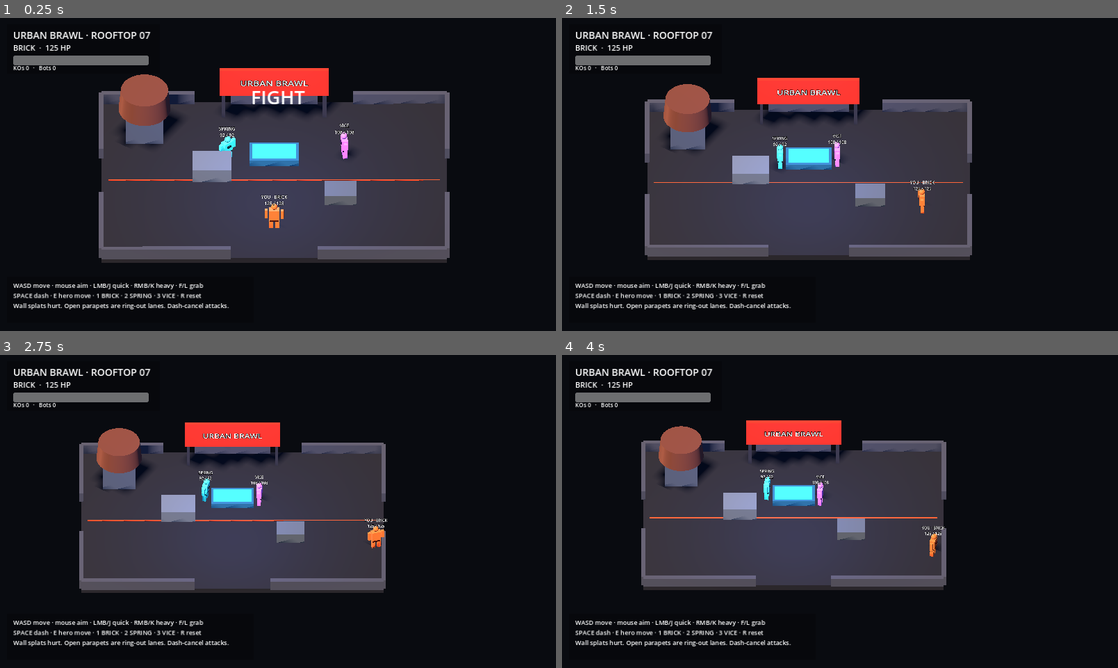
Above: before the commit, frames 1-4 (two rows, left to right).
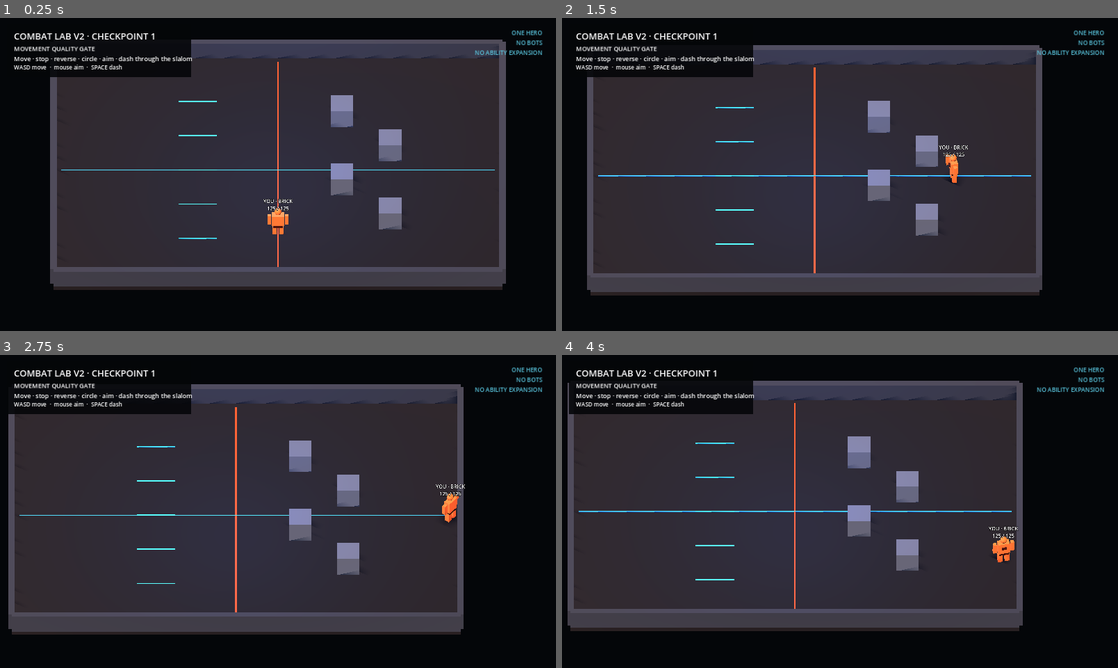
Above: after the commit, the same moments.

Repository: drok123/UrbanBrawl
Game: Godot game, scene res://scenes/brawler/combat_lab_v2.tscn
Two runs of this game, one before a commit and one after it. Both use one fixed random seed, a clock stepped at 60 frames per second and the inputs below. Before the commit the project starts from res://scenes/brawler/rooftop_brawl.tscn.
Inputs (mouse positions are in pixels of both pictures, inside the frame that each line leads up to):
- Up to frame 1 (0.25 s): no input
- Up to frame 2 (1.5 s): tap Enter at 0.5 s; move the mouse to (962, 158) at 0.52 s; hold D 0.53-1.25 s; tap J at 0.6 s; click (962, 158) at 0.67 s; tap Space at 0.77 s; drag from (728, 190) to (812, 237) at 1.27 s
- Up to frame 3 (2.75 s): move the mouse to (333, 442) at 2.02 s; hold D from 2.03 s (still down); tap F at 2.1 s; click (333, 442) at 2.17 s
- Up to frame 4 (4 s): release D at 2.75 s; drag from (812, 574) to (673, 464) at 2.77 s; move the mouse to (1006, 558) at 3.52 s; hold A from 3.53 s (still down); tap E at 3.6 s; click (1006, 558) at 3.67 s; tap Space at 3.77 s

The runs differ from the first frame. In frame 1, 41% of the frame differs, in the area x 2-98%, y 4-94%; in frame 2, 44%; in frame 3, 46%; in frame 4, 47%, in the area x 1-98%, y 4-94%.

Commit message:
Create Combat Lab V2 movement checkpoint

Diff:
--- a/project.godot
+++ b/project.godot
@@ -7,7 +7,7 @@
 [application]
 
 config/name="Urban Brawl"
-run/main_scene="res://scenes/brawler/rooftop_brawl.tscn"
+run/main_scene="res://scenes/brawler/combat_lab_v2.tscn"
 
 [display]
 
--- /dev/null
+++ b/scenes/brawler/combat_lab_v2.tscn
@@ -0,0 +1,6 @@
+[gd_scene load_steps=2 format=3]
+
+[ext_resource type="Script" path="res://scripts/brawler/combat_lab_v2.gd" id="1_lab"]
+
+[node name="CombatLabV2" type="Node3D"]
+script = ExtResource("1_lab")
--- /dev/null
+++ b/scripts/brawler/combat_lab_v2.gd
@@ -0,0 +1,190 @@
+extends Node3D
+
+const Fighter = preload("res://scripts/brawler/brawler_fighter.gd")
+
+const SPAWN_POINT := Vector3(0.0, 1.05, 5.5)
+
+var player
+var camera: Camera3D
+var camera_center := Vector3.ZERO
+
+
+func _ready() -> void:
+	_build_environment()
+	_build_movement_course()
+	_build_camera()
+	_build_hud()
+	_spawn_brick()
+
+
+func _process(delta: float) -> void:
+	_update_camera(delta)
+
+
+func _spawn_brick() -> void:
+	player = Fighter.new()
+	player.name = "BrickMovementTest"
+	player.configure(Fighter.HERO_BRICK, true, self, SPAWN_POINT)
+	add_child(player)
+
+
+func get_opponents(_source) -> Array:
+	return []
+
+
+func get_nearest_enemy(_source):
+	return null
+
+
+func respawn_fighter(fighter) -> void:
+	if fighter == player:
+		fighter.reset_fighter(SPAWN_POINT)
+
+
+func _build_environment() -> void:
+	var world_environment := WorldEnvironment.new()
+	var environment := Environment.new()
+	environment.background_mode = Environment.BG_COLOR
+	environment.background_color = Color(0.018, 0.024, 0.035)
+	environment.ambient_light_source = Environment.AMBIENT_SOURCE_COLOR
+	environment.ambient_light_color = Color(0.34, 0.41, 0.54)
+	environment.ambient_light_energy = 0.9
+	environment.tonemap_mode = Environment.TONE_MAPPER_FILMIC
+	world_environment.environment = environment
+	add_child(world_environment)
+
+	var key_light := DirectionalLight3D.new()
+	key_light.rotation_degrees = Vector3(-58.0, -32.0, 0.0)
+	key_light.light_color = Color(1.0, 0.82, 0.68)
+	key_light.light_energy = 1.25
+	key_light.shadow_enabled = true
+	add_child(key_light)
+
+	var fill_light := OmniLight3D.new()
+	fill_light.position = Vector3(0.0, 8.0, 1.0)
+	fill_light.light_color = Color(0.28, 0.48, 1.0)
+	fill_light.light_energy = 3.2
+	fill_light.omni_range = 28.0
+	add_child(fill_light)
+
+
+func _build_movement_course() -> void:
+	_add_static_box("LabFloor", Vector3(0.0, -0.25, 0.0), Vector3(28.0, 0.5, 20.0), Color(0.075, 0.085, 0.105))
+
+	var wall_color := Color(0.17, 0.19, 0.23)
+	_add_static_box("NorthWall", Vector3(0.0, 0.65, -10.0), Vector3(28.0, 1.3, 0.4), wall_color)
+	_add_static_box("SouthWall", Vector3(0.0, 0.65, 10.0), Vector3(28.0, 1.3, 0.4), wall_color)
+	_add_static_box("WestWall", Vector3(-14.0, 0.65, 0.0), Vector3(0.4, 1.3, 20.0), wall_color)
+	_add_static_box("EastWall", Vector3(14.0, 0.65, 0.0), Vector3(0.4, 1.3, 20.0), wall_color)
+
+	_add_visual_box(Vector3(0.0, 0.015, 0.0), Vector3(0.10, 0.03, 19.0), Color(0.88, 0.25, 0.12))
+	_add_visual_box(Vector3(0.0, 0.016, 0.0), Vector3(27.0, 0.03, 0.055), Color(0.18, 0.55, 0.92))
+
+	var marker_color := Color(0.19, 0.62, 0.72)
+	_add_visual_box(Vector3(-5.0, 0.018, -6.0), Vector3(2.4, 0.035, 0.08), marker_color)
+	_add_visual_box(Vector3(-5.0, 0.018, -3.0), Vector3(2.4, 0.035, 0.08), marker_color)
+	_add_visual_box(Vector3(-5.0, 0.018, 0.0), Vector3(2.4, 0.035, 0.08), marker_color)
+	_add_visual_box(Vector3(-5.0, 0.018, 3.0), Vector3(2.4, 0.035, 0.08), marker_color)
+	_add_visual_box(Vector3(-5.0, 0.018, 6.0), Vector3(2.4, 0.035, 0.08), marker_color)
+
+	var obstacle_color := Color(0.30, 0.33, 0.38)
+	_add_static_box("SlalomA", Vector3(4.0, 0.7, -4.5), Vector3(1.4, 1.4, 1.4), obstacle_color)
+	_add_static_box("SlalomB", Vector3(7.0, 0.7, -1.5), Vector3(1.4, 1.4, 1.4), obstacle_color)
+	_add_static_box("SlalomC", Vector3(4.0, 0.7, 1.5), Vector3(1.4, 1.4, 1.4), obstacle_color)
+	_add_static_box("SlalomD", Vector3(7.0, 0.7, 4.5), Vector3(1.4, 1.4, 1.4), obstacle_color)
+
+
+func _build_camera() -> void:
+	camera = Camera3D.new()
+	camera.projection = Camera3D.PROJECTION_ORTHOGONAL
+	camera.size = 19.5
+	camera.position = Vector3(0.0, 16.0, 15.5)
+	add_child(camera)
+	camera.current = true
+	camera.look_at(Vector3.ZERO, Vector3.UP)
+
+
+func _update_camera(delta: float) -> void:
+	if player == null or camera == null:
+		return
+	var target_center: Vector3 = player.global_position
+	target_center.y = 0.0
+	camera_center = camera_center.lerp(target_center * 0.22, minf(1.0, delta * 4.0))
+	camera.position = camera_center + Vector3(0.0, 16.0, 15.5)
+	camera.look_at(camera_center + Vector3(0.0, 0.4, 0.0), Vector3.UP)
+
+
+func _build_hud() -> void:
+	var layer := CanvasLayer.new()
+	add_child(layer)
+
+	var panel := ColorRect.new()
+	panel.position = Vector2(20.0, 18.0)
+	panel.size = Vector2(530.0, 152.0)
+	panel.color = Color(0.018, 0.023, 0.034, 0.90)
+	layer.add_child(panel)
+
+	var title := Label.new()
+	title.position = Vector2(40.0, 34.0)
+	title.text = "COMBAT LAB V2 · CHECKPOINT 1"
+	title.add_theme_font_size_override("font_size", 26)
+	layer.add_child(title)
+
+	var goal := Label.new()
+	goal.position = Vector2(40.0, 75.0)
+	goal.text = "MOVEMENT QUALITY GATE\nMove · stop · reverse · circle · aim · dash through the slalom"
+	goal.add_theme_font_size_override("font_size", 18)
+	layer.add_child(goal)
+
+	var controls := Label.new()
+	controls.position = Vector2(40.0, 130.0)
+	controls.text = "WASD move  ·  mouse aim  ·  SPACE dash"
+	controls.add_theme_font_size_override("font_size", 16)
+	layer.add_child(controls)
+
+	var status := Label.new()
+	status.position = Vector2(1090.0, 30.0)
+	status.text = "ONE HERO\nNO BOTS\nNO ABILITY EXPANSION"
+	status.horizontal_alignment = HORIZONTAL_ALIGNMENT_RIGHT
+	status.size = Vector2(470.0, 100.0)
+	status.add_theme_color_override("font_color", Color(0.35, 0.78, 0.88))
+	status.add_theme_font_size_override("font_size", 17)
+	layer.add_child(status)
+
+
+func _add_static_box(node_name: String, at: Vector3, size: Vector3, color: Color) -> StaticBody3D:
+	var body := StaticBody3D.new()
+	body.name = node_name
+	body.position = at
+
+	var mesh := BoxMesh.new()
+	mesh.size = size
+	var material := StandardMaterial3D.new()
+	material.albedo_color = color
+	material.roughness = 0.9
+	mesh.material = material
+	var mesh_instance := MeshInstance3D.new()
+	mesh_instance.mesh = mesh
+	body.add_child(mesh_instance)
+
+	var collision := CollisionShape3D.new()
+	var shape := BoxShape3D.new()
+	shape.size = size
+	collision.shape = shape
+	body.add_child(collision)
+	add_child(body)
+	return body
+
+
+func _add_visual_box(at: Vector3, size: Vector3, color: Color) -> MeshInstance3D:
+	var mesh := BoxMesh.new()
+	mesh.size = size
+	var material := StandardMaterial3D.new()
+	material.albedo_color = color
+	material.roughness = 0.75
+	mesh.material = material
+	var instance := MeshInstance3D.new()
+	instance.position = at
+	instance.mesh = mesh
+	add_child(instance)
+	return instance
